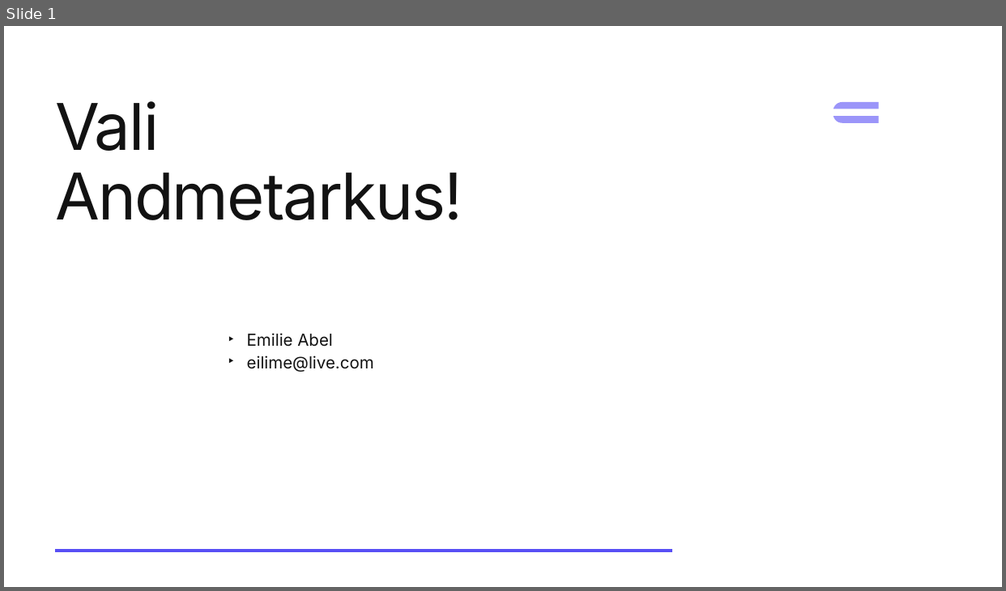
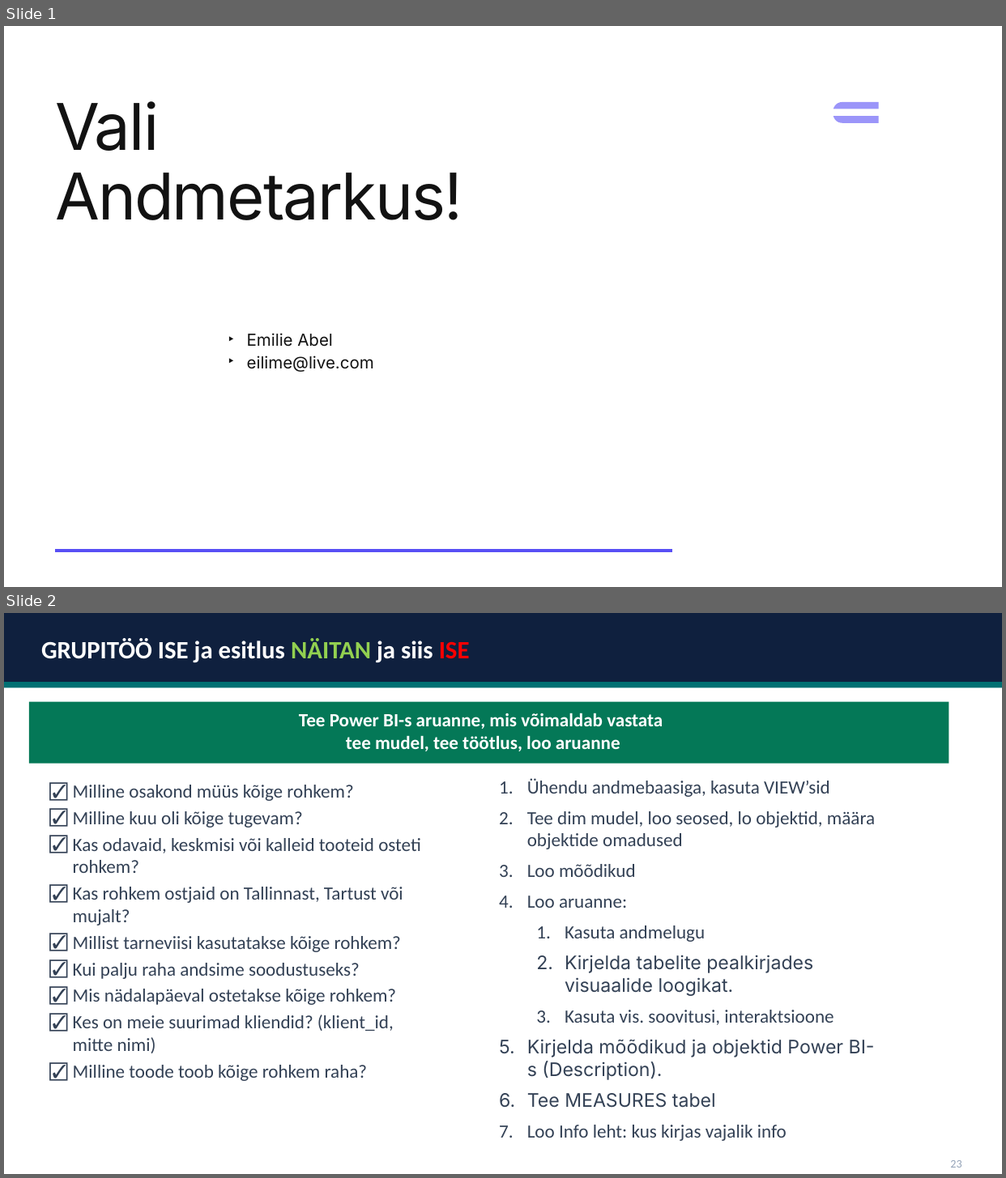
Before and after one commit to emilieabel/andmetarkus, a slide deck: Materjalid/Day10 Andmekaitse/10-paev-andmetarkus-esitlus.pptx. Shown one above the other, each under a label of ours: slide 1 before the commit, slides 1 and 2 after it. The pictures are 1006x591 and 1006x1178 pixels, drawn with LibreOffice and Linux fonts; fonts in the diff are those of the drawing; background and template pictures are left out. Boxes give left, top, right and bottom in pixels: in the first picture for what was removed or moved away, otherwise in the second. Text is boxed around its words. In the diff, an @@ line names an element or a change of style, - is before the commit and + after.

```diff
--- a/Materjalid/Day10 Andmekaitse/10-paev-andmetarkus-esitlus.pptx
+++ b/Materjalid/Day10 Andmekaitse/10-paev-andmetarkus-esitlus.pptx
@@ slide 2 added at (4, 613, 1002, 1174), background #FFFFFF @@
@@ rectangle added at (4, 613, 1002, 682), fill #0F203E @@
@@ text added at (41, 638, 470, 663), 24 pt, text #FFFFFF, bold @@
+GRUPITÖÖ ISE ja esitlus NÄITAN ja siis ISE
@@ rectangle added at (4, 682, 1002, 688), fill #007073 @@
@@ rectangle added at (28, 702, 948, 764), fill #047857 @@
@@ text added at (299, 713, 663, 752), 18 pt, text #FFFFFF, bold @@
+Tee Power BI-s aruanne, mis võimaldab vastata
+tee mudel, tee töötlus, loo aruanne
@@ rounded rectangle added at (34, 752, 498, 1130), fill #FFFFFF @@
@@ text added at (527, 778, 875, 1141), 18 pt, text #334155 @@
+1. Ühendu andmebaasiga, kasuta VIEW’sid
+2. Tee dim mudel, loo seosed, lo objektid, määra objektide omadused
+3. Loo mõõdikud
+4. Loo aruanne:
+  1. Kasuta andmelugu
+  2. Kirjelda tabelite pealkirjades visuaalide loogikat.
+  3. Kasuta vis. soovitusi, interaktsioone
+5. Kirjelda mõõdikud ja objektid Power BI-s (Description).
+6. Tee MEASURES tabel
+7. Loo Info leht: kus kirjas vajalik info
@@ text added at (73, 785, 421, 1081), 18 pt, text #334155 @@
+☑ Milline osakond müüs kõige rohkem?
+☑ Milline kuu oli kõige tugevam?
+☑ Kas odavaid, keskmisi või kalleid tooteid osteti rohkem?
+☑ Kas rohkem ostjaid on Tallinnast, Tartust või mujalt?
+☑ Millist tarneviisi kasutatakse kõige rohkem?
+☑ Kui palju raha andsime soodustuseks?
+☑ Mis nädalapäeval ostetakse kõige rohkem?
+☑ Kes on meie suurimad kliendid? (klient_id, mitte nimi)
+☑ Milline toode toob kõige rohkem raha?
@@ text added at (950, 1161, 961, 1168), 11 pt, text #94A3B8 @@
+23
```
Also in this commit, not shown: 2 other files.
